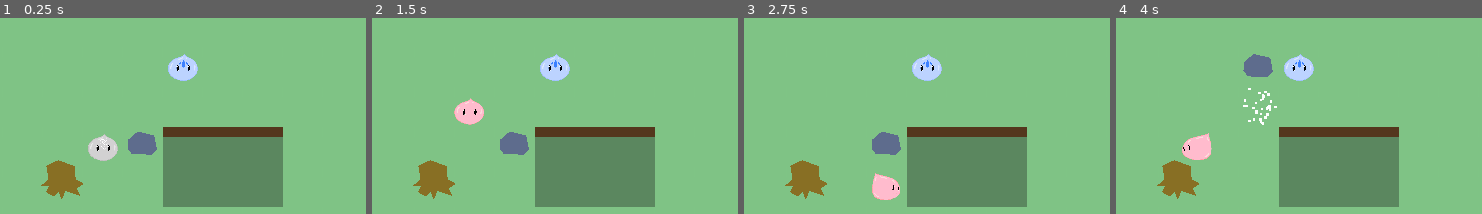
Above: before the commit, frames 1-4 (left to right).
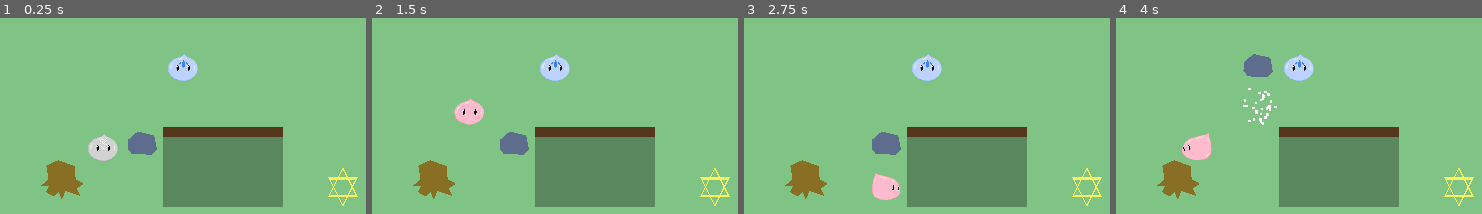
Above: after the commit, the same moments.

Repository: uspgamedev/crossover-slime
Game: Godot game, scene res://game/test_01/Game.tscn
Same seed, same stepped clock (60 frames per second), same inputs: the game is played once before the commit and once after it.
Inputs:
- Up to frame 1 (0.25 s): no input
- Up to frame 2 (1.5 s): tap Enter at 0.5 s; hold D (move_right) 0.53-1.28 s; hold Space (use_power) 0.53-1.28 s; hold S (move_down) from 1.28 s (still down); tap Space (use_power) at 1.35 s
- Up to frame 3 (2.75 s): release S (move_down) at 2.03 s; hold D (move_right) from 2.03 s (still down); hold Space (use_power) from 2.03 s (still down)
- Up to frame 4 (4 s): release D (move_right) at 2.78 s; release Space (use_power) at 2.78 s; hold W (move_up) 2.78-3.53 s; tap Space (use_power) at 2.85 s; hold A (move_left) from 3.53 s (still down); hold Space (use_power) from 3.53 s (still down)
The pictures show only the part of the screen within x 11-61%, y 4-54%; the shares and areas given below are measured in that part.

The runs differ from the first frame. In frame 1, 0.4% of the frame differs, in the area x 89-98%, y 76-96%; in frame 2, 0.4%; in frame 3, 0.4%; in frame 4, 0.4%.

Commit message:
Add exit entity

Diff:
--- /dev/null
+++ b/entity/exit/Exit.tscn
@@ -0,0 +1,22 @@
+[gd_scene load_steps=3 format=2]
+
+[ext_resource path="res://entity/Entity.tscn" type="PackedScene" id=1]
+[ext_resource path="res://property/goal/Goal.gd" type="Script" id=2]
+
+[node name="Exit" instance=ExtResource( 1 )]
+
+[node name="Polygon2D" type="Polygon2D" parent="." index="0"]
+position = Vector2( 3.8147e-06, -8 )
+scale = Vector2( 0.5, 0.5 )
+color = Color( 0.968627, 0.960784, 0.356863, 1 )
+polygon = PoolVector2Array( 0, -48, -48, 48, 48, 48, 0, -48, 0, -40, 40, 40, -40, 40, 0, -40 )
+
+[node name="Polygon2D2" type="Polygon2D" parent="." index="1"]
+position = Vector2( 3.8147e-06, 8 )
+rotation = 3.14159
+scale = Vector2( 0.5, 0.5 )
+color = Color( 0.968627, 0.960784, 0.356863, 1 )
+polygon = PoolVector2Array( 0, -48, -48, 48, 48, 48, 0, -48, 0, -40, 40, 40, -40, 40, 0, -40 )
+
+[node name="Goal" type="Node2D" parent="." index="2"]
+script = ExtResource( 2 )
--- a/game/Game.gd
+++ b/game/Game.gd
@@ -9,7 +9,12 @@
 func _physics_process(_delta):
 	if current_stage != null:
 		current_stage.tick_entities()
+	if current_stage != null:
 		move_player()
+
+func _win_stage():
+	current_stage.queue_free()
+	current_stage = null
 
 func move_player():
 	var player := current_stage.get_player()
@@ -29,6 +34,8 @@
 			return
 		var stage_scn := stages[next_stage_idx] as PackedScene
 		current_stage = stage_scn.instance()
+		#warning-ignore:return_value_discarded
+		current_stage.connect("won", self, "_win_stage")
 		next_stage_idx += 1
 		add_child(current_stage)
 
--- a/project.godot
+++ b/project.godot
@@ -33,6 +33,11 @@
 "class": "Flammable",
 "language": "GDScript",
 "path": "res://property/flammable/Flammable.gd"
+}, {
+"base": "Property",
+"class": "Goal",
+"language": "GDScript",
+"path": "res://property/goal/Goal.gd"
 }, {
 "base": "Property",
 "class": "Gravity",
@@ -85,6 +90,7 @@
 "FacingDirection": "",
 "Fagocitosis": "",
 "Flammable": "",
+"Goal": "",
 "Gravity": "",
 "Hazard": "",
 "Map": "",
--- /dev/null
+++ b/property/goal/Goal.gd
@@ -0,0 +1,12 @@
+class_name Goal extends Property
+
+func _handle_effect(stage: Stage, entity: Entity, effect: Dictionary):
+	match effect:
+		{ "type": "collide", "with": var other, .. }:
+			if other.has_property(Fagocitosis):
+				effect.blocked = false
+		{ "type": "tick" }:
+			for other in stage.get_all_entities_at(entity.tile):
+				if other != entity:
+					if other is Entity and other.has_property(Fagocitosis):
+						stage.win()
--- a/stage/Stage.gd
+++ b/stage/Stage.gd
@@ -5,6 +5,8 @@
 
 export var player_path := NodePath()
 export var map_path := NodePath()
+
+signal won
 
 func tick_entities():
 	if not Engine.editor_hint:
@@ -16,6 +18,9 @@
 	for node in get_children():
 		if node is Entity:
 			node._process_entity($Map, delta)
+
+func win():
+	emit_signal("won")
 
 func get_player() -> Entity:
 	return get_node_or_null(player_path) as Entity
@@ -29,6 +34,14 @@
 			if node.tile == tile:
 				return node
 	return null
+
+func get_all_entities_at(tile: Vector2) -> Array:
+	var result := []
+	for node in get_tree().get_nodes_in_group(Entity.GROUP):
+		if node is Entity:
+			if node.tile == tile:
+				result.append(node)
+	return result
 
 func apply_effect(entity: Entity, effect: Dictionary):
 	match effect:
--- a/stage/test_01/Stage.tscn
+++ b/stage/test_01/Stage.tscn
@@ -7,6 +7,7 @@
 [ext_resource path="res://entity/trunk/Trunk.tscn" type="PackedScene" id=5]
 [ext_resource path="res://entity/slime/air_slime/AirSlime.tscn" type="PackedScene" id=6]
 [ext_resource path="res://entity/slime/water_slime/WaterSlime.tscn" type="PackedScene" id=7]
+[ext_resource path="res://entity/exit/Exit.tscn" type="PackedScene" id=8]
 
 [node name="Stage" instance=ExtResource( 1 )]
 player_path = NodePath("Player")
@@ -34,6 +35,10 @@
 position = Vector2( 480, 160 )
 tile = Vector2( 7, 2 )
 
-[node name="Player" parent="." index="6" instance=ExtResource( 2 )]
+[node name="Exit" parent="." index="6" instance=ExtResource( 8 )]
+position = Vector2( 736, 352 )
+tile = Vector2( 11, 5 )
+
+[node name="Player" parent="." index="7" instance=ExtResource( 2 )]
 position = Vector2( 160, 224 )
 tile = Vector2( 2, 3 )
Not shown: 1 places in stage/test_01/Stage.tscn that only renumber resources
